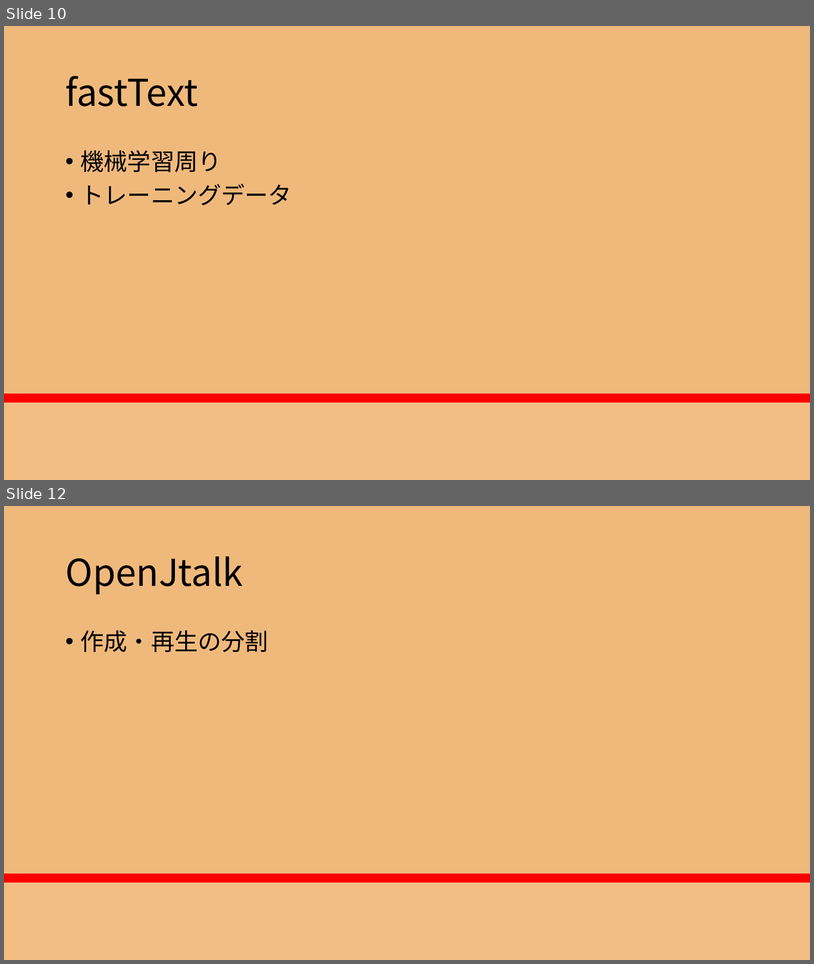
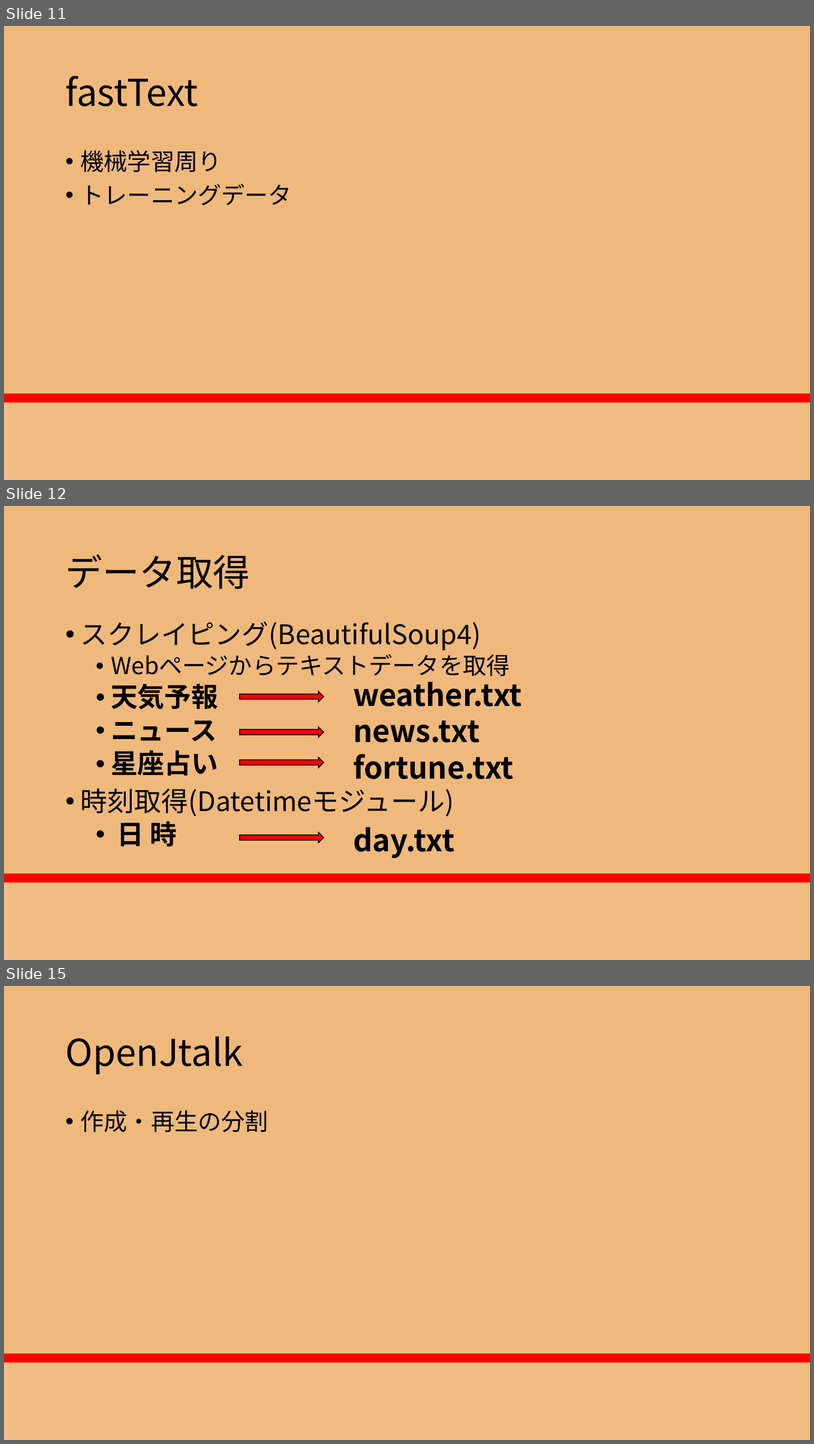
Before and after one commit to RikiishiSuzunosuke/AIspeaker_yosie, a slide deck: presentation/AIスピーカー開発_3_main.pptx. Shown one above the other, each under a label of ours: slides 10 and 12 before the commit, slides 11, 12 and 15 after it; the slides between them are not shown. The pictures are 814x964 and 814x1444 pixels, drawn with LibreOffice and Linux fonts; fonts in the diff are those of the drawing. Boxes give left, top, right and bottom in pixels: in the first picture for what was removed or moved away, otherwise in the second. Text is boxed around its words. In the diff, an @@ line names an element or a change of style, - is before the commit and + after.

```diff
--- a/presentation/AIスピーカー開発_3_main.pptx
+++ b/presentation/AIスピーカー開発_3_main.pptx
@@ slide 12 added at [4,506,810,960], background gradient #F0B97C to #FF0000 to #F86446 to #F1BD83 @@
@@ title added at [65,554,250,589], 44 pt, text #000000 @@
+データ取得
@@ text added at [81,621,510,846], 32 pt, text #000000 @@
+• スクレイピング(BeautifulSoup4)
+  • Webページからテキストデータを取得
+  • 天気予報
+  • ニュース
+  • 星座占い
+• 時刻取得(Datetimeモジュール)
+  • 日 時
@@ text added at [353,675,522,858], 36 pt, text #000000, bold @@
+weather.txt
+news.txt
+fortune.txt
+day.txt
@@ right arrow added at [240,691,324,702], fill #FF0000, outline #000000 1 pt @@
@@ right arrow added at [240,727,324,737], fill #FF0000, outline #000000 1 pt @@
@@ right arrow added at [240,757,324,768], fill #FF0000, outline #000000 1 pt @@
@@ right arrow added at [240,832,324,843], fill #FF0000, outline #000000 1 pt @@
@@ what was slide 10 is now slide 11 @@
@@ what was slide 12 is now slide 15 @@
```
Also in this commit, not shown: 5 slides changed, 4 other slides added, 2 slides removed, 2 other files.
